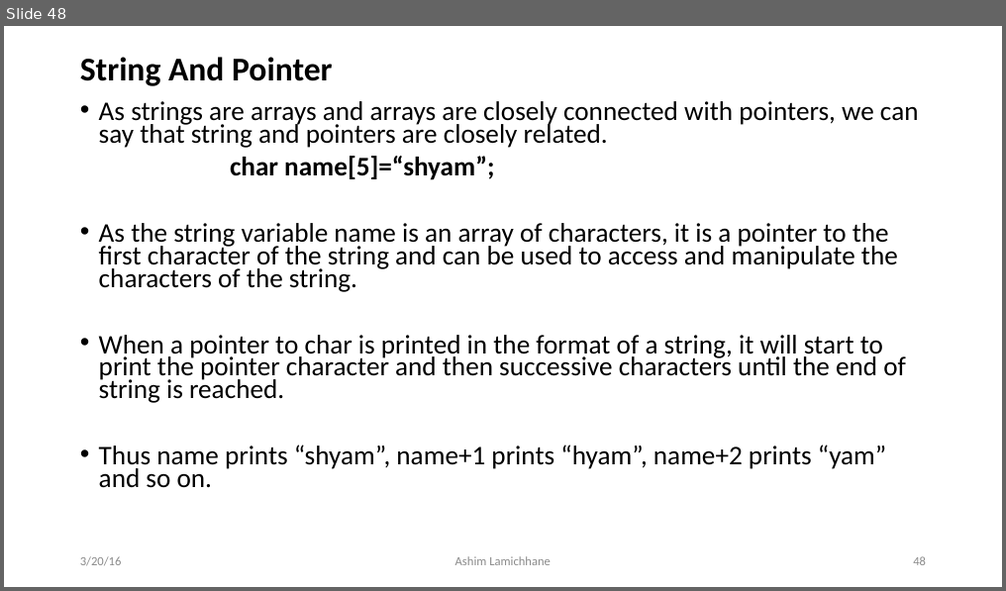
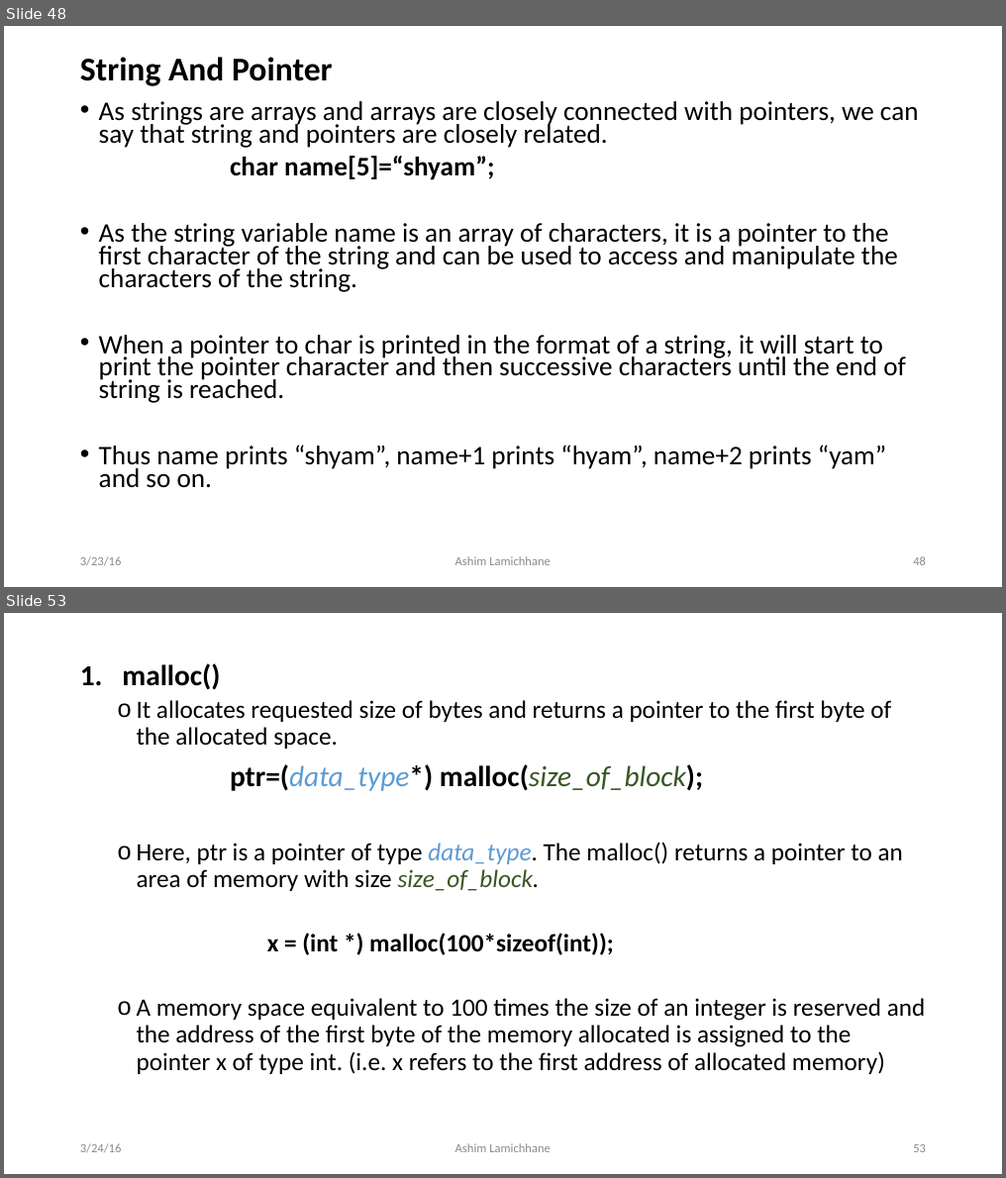
Before and after one commit to ashim888/csit-c, a slide deck: Unit 8/pointer.pptx. Shown one above the other, each under a label of ours: slide 48 before the commit, slides 48 and 53 after it; the slides between them are not shown. The pictures are 1006x591 and 1006x1178 pixels, drawn with LibreOffice and Linux fonts; fonts in the diff are those of the drawing. Boxes give left, top, right and bottom in pixels: in the first picture for what was removed or moved away, otherwise in the second. Text is boxed around its words. In the diff, an @@ line names an element or a change of style, - is before the commit and + after.

```diff
--- a/Unit 8/pointer.pptx
+++ b/Unit 8/pointer.pptx
@@ slide 53 added at (x1=4, y1=613, x2=1002, y2=1174), background #FFFFFF @@
@@ text added at (x1=122, y1=663, x2=926, y2=1074), 24 pt, text #000000 @@
+1. malloc()
+  o It allocates requested size of bytes and returns a pointer to the first byte of the allocated space.
+ptr=(data_type*) malloc(size_of_block);
+  o Here, ptr is a pointer of type data_type. The malloc() returns a pointer to an area of memory with size size_of_block.
+  x = (int *) malloc(100*sizeof(int));
+  o A memory space equivalent to 100 times the size of an integer is reserved and the address of the first byte of the memory allocated is assigned to the pointer x of type int. (i.e. x refers to the first address of allocated memory)
@@ text added at (x1=80, y1=1144, x2=122, y2=1154), 12 pt, text #8C8C8C @@
+3/24/16
@@ text added at (x1=455, y1=1144, x2=550, y2=1153), 12 pt, text #8C8C8C @@
+Ashim Lamichhane
@@ page number added at (x1=913, y1=1145, x2=926, y2=1153), 12 pt, text #8C8C8C @@
+53
@@ slide 48 changed as well @@
@@ text at (x1=80, y1=557, x2=122, y2=567): text changed @@
-3/20/16
+3/23/16
```
Also in this commit, not shown: 51 other slides changed, 6 other slides added.
